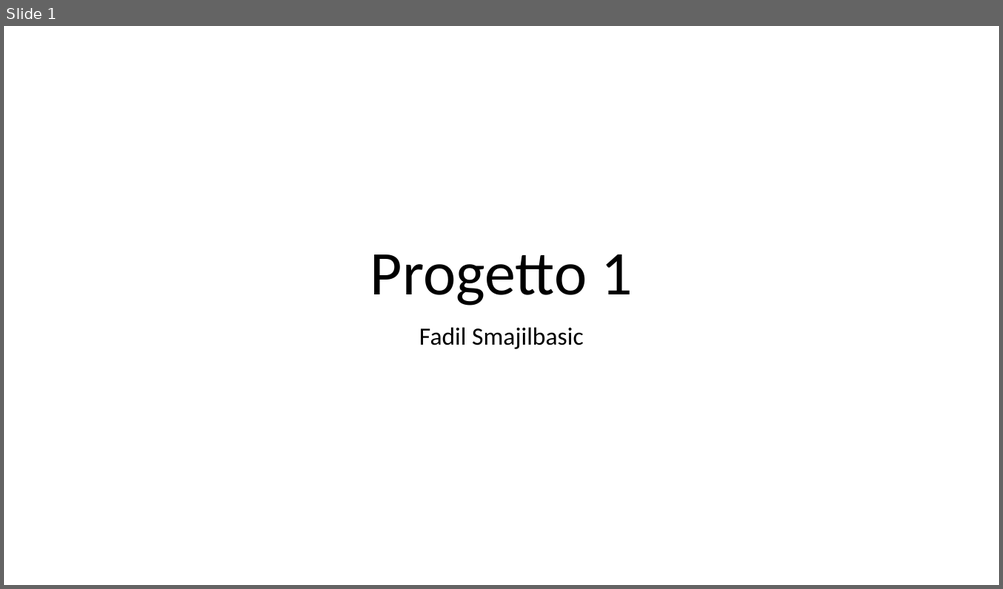
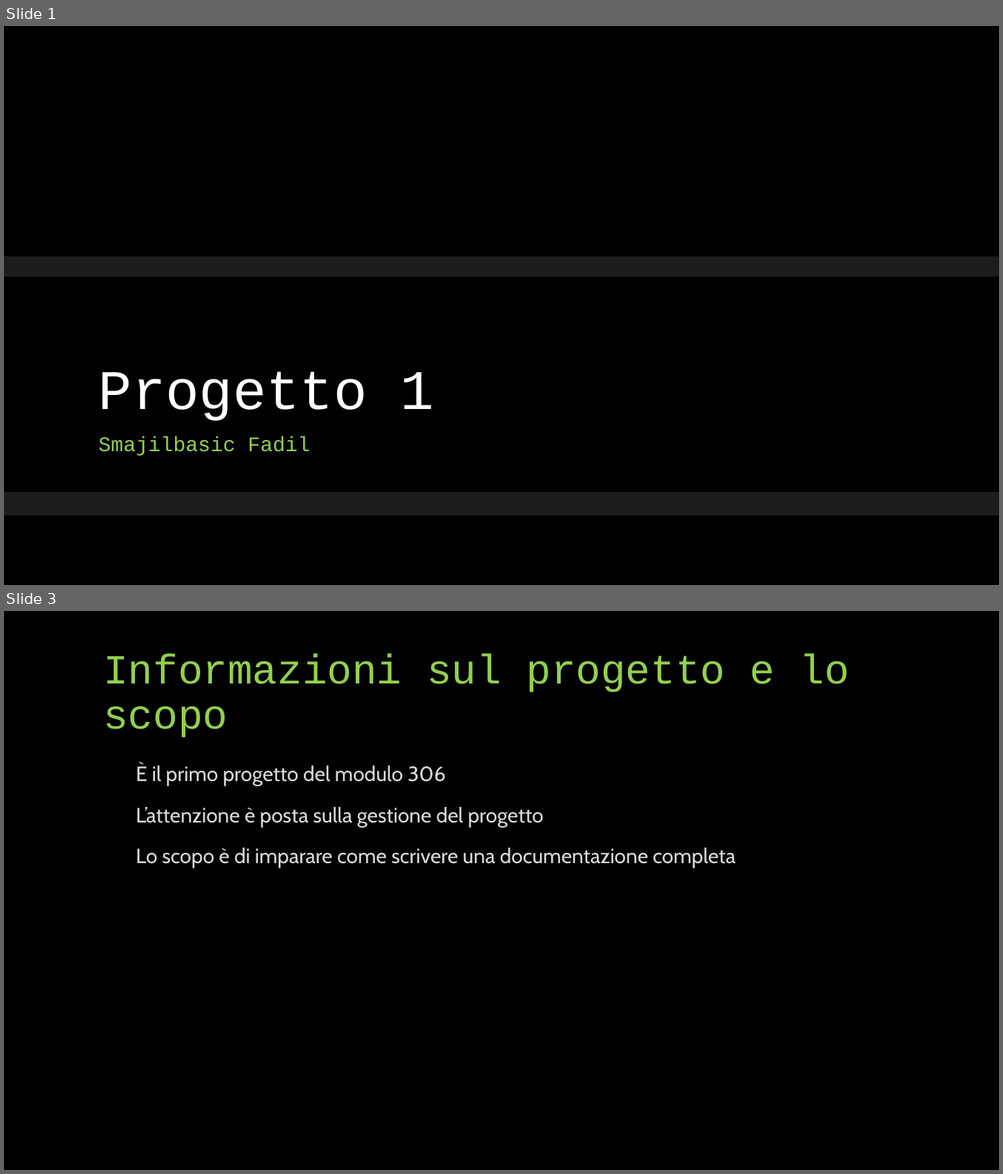
Before and after one commit to FadilSmajilbasic/Progetto1, a slide deck: Documentazione/Presentazione.pptx. Shown one above the other, each under a label of ours: slide 1 before the commit, slides 1 and 3 after it; the slides between them are not shown. The pictures are 1003x589 and 1003x1174 pixels, drawn with LibreOffice and Linux fonts; fonts in the diff are those of the drawing; background and template pictures are left out. Boxes give left, top, right and bottom in pixels: in the first picture for what was removed or moved away, otherwise in the second. Text is boxed around its words. In the diff, an @@ line names an element or a change of style, - is before the commit and + after.

```diff
--- a/Documentazione/Presentazione.pptx
+++ b/Documentazione/Presentazione.pptx
@@ slide 3 added at [4,611,999,1170], background #000000 @@
@@ title added at [103,654,849,738], 40 pt, text #92D050 @@
+Informazioni sul progetto e lo scopo
@@ text added at [136,766,735,869], 20 pt, text #D9D9D9 @@
+È il primo progetto del modulo 306
+L’attenzione è posta sulla gestione del progetto
+Lo scopo è di imparare come scrivere una documentazione completa
@@ slide 1 changed as well @@
@@ background #FFFFFF to picture (left out) @@
@@ rectangle added at [4,257,999,516], fill #262626 at 75% opacity @@
@@ rectangle added at [4,277,999,492], fill #000000 @@
@@ title "Progetto 1": place and size @@
-title "Progetto 1" at [370,255,632,306]
+title "Progetto 1" at [99,372,434,421]
@@ title "Progetto 1" at [99,372,434,421]: size 60 to 54 pt, font Calibri to Courier New, text colour #000000 to #FFFFFF; alignment centre to left; line spacing 0.9 to 0.8 @@
@@ subtitle at [99,437,310,456]: text changed; size 24 to 20 pt; font Calibri to Courier New; text colour #000000 to #92D050 @@
-Fadil Smajilbasic
+Smajilbasic Fadil
```
Also in this commit, not shown: 8 other slides added, 1 slide removed, 6 other files.
